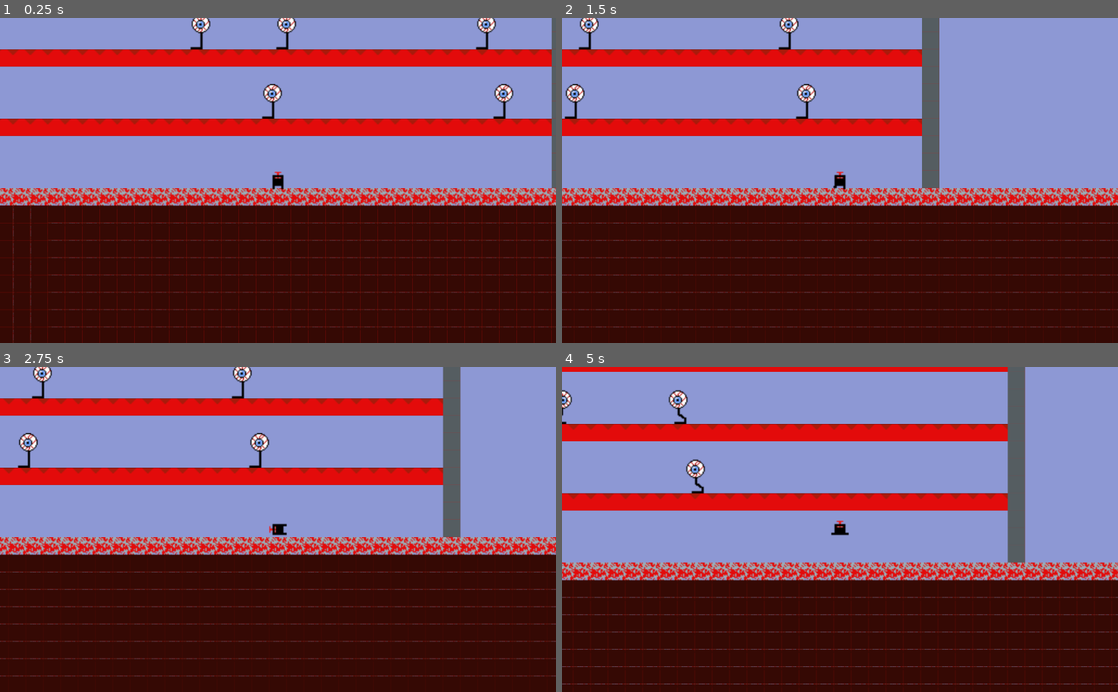
Above: before the commit, frames 1-4 (two rows, left to right).
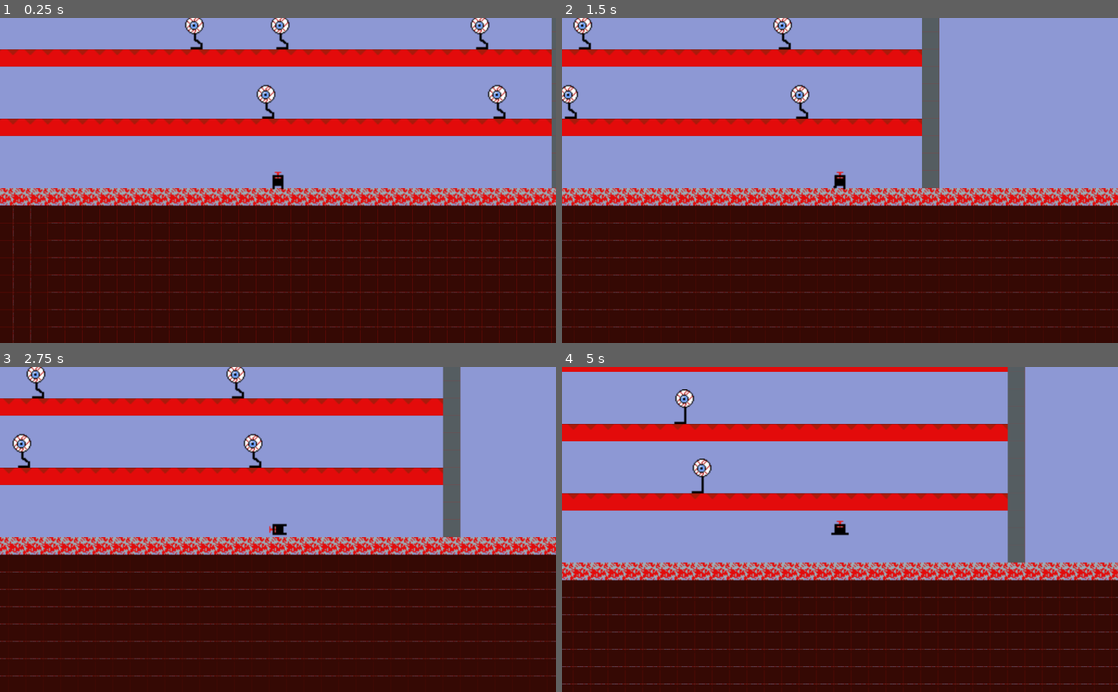
Above: after the commit, the same moments.

Repository: tompasini/Born4Lazers
Game: Godot game, scene res://Worlds/Red World/RedLevel3.tscn
Same seed, same stepped clock (60 frames per second), same inputs: the game is played once before the commit and once after it. This scene is started directly instead of the project's main scene.
Inputs (mouse positions are in pixels of both pictures, inside the frame that each line leads up to):
- Up to frame 1 (0.25 s): no input
- Up to frame 2 (1.5 s): move the mouse to (962, 164) at 0.52 s; hold Shift (run) 0.53-1.28 s; hold D (right) from 0.53 s (still down); tap Space (jump) at 0.77, 1.07 s; move the mouse to (728, 196) at 1.27 s; click (728, 196) at 1.35 s
- Up to frame 3 (2.75 s): tap Space (jump) at 1.52, 1.82 s; move the mouse to (333, 458) at 2.02 s; release D (right) at 2.03 s; hold A (left) from 2.03 s (still down); hold Shift (run) from 2.03 s (still down)
- Up to frame 4 (5 s): move the mouse to (812, 594) at 2.77 s; release A (left) at 2.78 s; release Shift (run) at 2.78 s; hold D (right) 2.78-4.28 s; click (812, 594) at 2.85 s; tap Space (jump) at 3.02, 3.32, 3.77, 4.07, 4.52, 4.82 s; move the mouse to (1006, 578) at 3.52 s; hold Shift (run) 3.53-4.28 s; move the mouse to (673, 480) at 4.27 s; hold A (left) from 4.28 s (still down); click (673, 480) at 4.35 s

The runs differ from the first frame. In frame 1, 1.2% of the frame differs, in the area x 33-93%, y 0-30%; in frame 2, 1.0%; in frame 3, 1.0%; in frame 4, 0.6%.

Commit message:
Fixed eybes scripts, and collision box

Diff:
--- a/Enemies/Eyebes.tscn
+++ b/Enemies/Eyebes.tscn
@@ -53,6 +53,7 @@
 [node name="AnimatedSprite" type="AnimatedSprite" parent="."]
 frames = SubResource( 1 )
 animation = "walk"
+frame = 1
 speed_scale = 0.625
 playing = true
 
--- a/Worlds/Red World/RedLevel3.tscn
+++ b/Worlds/Red World/RedLevel3.tscn
@@ -25,7 +25,7 @@
 extents = Vector2( 24, 8 )
 
 [sub_resource type="RectangleShape2D" id=9]
-extents = Vector2( 8.49999, 8 )
+extents = Vector2( 24.5, 8 )
 
 [sub_resource type="RectangleShape2D" id=11]
 extents = Vector2( 8, 8 )
@@ -35,156 +35,6 @@
 
 [sub_resource type="RectangleShape2D" id=3]
 extents = Vector2( 225, 56 )
-
-[sub_resource type="GDScript" id=14]
-script/source = "extends KinematicBody2D
-
-var velocity = Vector2()
-export var direction = -1
-export var detects_cliffs = true
-var speed = 50
-var life = 10
-
-func _ready():
-	if(direction == 1):
-		$AnimatedSprite.flip_h = true
-	$FloorChecker.position.x = $CollisionShape2D.shape.get_radius() * direction
-	$FloorChecker.enabled = detects_cliffs
-
-func  _physics_process(delta):
-	if(is_on_wall() || (!$FloorChecker.is_colliding() && detects_cliffs && is_on_floor())):
-		direction *= -1
-		$AnimatedSprite.flip_h = !$AnimatedSprite.flip_h
-		$FloorChecker.position.x = $CollisionShape2D.shape.get_radius() * direction
-
-	velocity.y += 20
-
-	velocity.x = speed * direction
-
-	velocity = move_and_slide(velocity, Vector2.UP)
-
-
-func _on_TopChecker_body_entered(body):
-	if(body.name == 'LZer'):
-		$AnimatedSprite.play('squished')
-		speed = 0
-		remove_collisions()
-		$Timer.start()
-		body.bounce()
-	elif(body.name == 'Laser'):
-		hit_by_laser(body)
-
-func _on_Sides_body_entered(body):
-	if(body.name == 'LZer'):
-		body.hurt()
-	elif(body.name == 'Laser'):
-		hit_by_laser(body)
-
-func _on_Timer_timeout():
-	queue_free()
-	GlobalVariables.update_score((GlobalVariables.score + 100))
-
-
-
-
-func _on_AnimatedSprite_animation_finished():
-	if($AnimatedSprite.animation == 'hit' && life):
-		$AnimatedSprite.play('walk')
-
-func remove_collisions():
-	set_collision_layer_bit(4, false)
-	set_collision_mask_bit(0, false)
-	$TopChecker.set_collision_layer_bit(4, false)
-	$TopChecker.set_collision_mask_bit(0, false)
-	$Sides.set_collision_layer_bit(4, false)
-	$Sides.set_collision_mask_bit(0, false)
-
-func hit_by_laser(body):
-	if(life):
-		$AnimatedSprite.play('hit')
-		body.queue_free()
-		life -= GlobalVariables.laser_damage
-	if(!life):
-		remove_collisions()
-		$AnimatedSprite.play('fall')
-		speed = 0
-		$Timer.start()
-"
-
-[sub_resource type="GDScript" id=15]
-script/source = "extends KinematicBody2D
-
-var velocity = Vector2()
-export var direction = -1
-export var detects_cliffs = true
-var speed = 50
-var life = 10
-
-func _ready():
-	if(direction == 1):
-		$AnimatedSprite.flip_h = true
-	$FloorChecker.position.x = $CollisionShape2D.shape.get_radius() * direction
-	$FloorChecker.enabled = detects_cliffs
-
-func  _physics_process(delta):
-	if(is_on_wall() || (!$FloorChecker.is_colliding() && detects_cliffs && is_on_floor())):
-		direction *= -1
-		$AnimatedSprite.flip_h = !$AnimatedSprite.flip_h
-		$FloorChecker.position.x = $CollisionShape2D.shape.get_radius() * direction
-
-	velocity.y += 20
-
-	velocity.x = speed * direction
-
-	velocity = move_and_slide(velocity, Vector2.UP)
-
-
-func _on_TopChecker_body_entered(body):
-	if(body.name == 'LZer'):
-		$AnimatedSprite.play('squished')
-		speed = 0
-		remove_collisions()
-		$Timer.start()
-		body.bounce()
-	elif(body.name == 'Laser'):
-		hit_by_laser(body)
-
-func _on_Sides_body_entered(body):
-	if(body.name == 'LZer'):
-		body.hurt()
-	elif(body.name == 'Laser'):
-		hit_by_laser(body)
-
-func _on_Timer_timeout():
-	queue_free()
-	GlobalVariables.update_score((GlobalVariables.score + 100))
-
-
-
-
-func _on_AnimatedSprite_animation_finished():
-	if($AnimatedSprite.animation == 'hit' && life):
-		$AnimatedSprite.play('walk')
-
-func remove_collisions():
-	set_collision_layer_bit(4, false)
-	set_collision_mask_bit(0, false)
-	$TopChecker.set_collision_layer_bit(4, false)
-	$TopChecker.set_collision_mask_bit(0, false)
-	$Sides.set_collision_layer_bit(4, false)
-	$Sides.set_collision_mask_bit(0, false)
-
-func hit_by_laser(body):
-	if(life):
-		$AnimatedSprite.play('hit')
-		body.queue_free()
-		life -= GlobalVariables.laser_damage
-	if(!life):
-		remove_collisions()
-		$AnimatedSprite.play('fall')
-		speed = 0
-		$Timer.start()
-"
 
 [node name="Level" type="Node2D"]
 script = ExtResource( 7 )
@@ -233,7 +83,7 @@
 one_way_collision = true
 
 [node name="CollisionShape2D3" type="CollisionShape2D" parent="TilesOneWay/StaticBody2D"]
-position = Vector2( -184, 104 )
+position = Vector2( -183.5, 104 )
 shape = SubResource( 9 )
 one_way_collision = true
 
@@ -276,47 +126,36 @@
 
 [node name="Eyebes2" parent="Eyebes" instance=ExtResource( 1 )]
 position = Vector2( 229, -175 )
-script = SubResource( 14 )
 
 [node name="Eyebes15" parent="Eyebes" instance=ExtResource( 1 )]
 position = Vector2( 105, 80 )
-script = SubResource( 14 )
 
 [node name="Eyebes14" parent="Eyebes" instance=ExtResource( 1 )]
 position = Vector2( -154, -48 )
-script = SubResource( 14 )
 
 [node name="Eyebes12" parent="Eyebes" instance=ExtResource( 1 )]
 position = Vector2( 92, 144 )
-script = SubResource( 14 )
 
 [node name="Eyebes11" parent="Eyebes" instance=ExtResource( 1 )]
 position = Vector2( -138, 17 )
-script = SubResource( 14 )
 
 [node name="Eyebes10" parent="Eyebes" instance=ExtResource( 1 )]
 position = Vector2( 26, 80 )
-script = SubResource( 15 )
 
 [node name="Eyebes3" parent="Eyebes" instance=ExtResource( 1 )]
 position = Vector2( 92, 17 )
-script = SubResource( 15 )
 
 [node name="Eyebes4" parent="Eyebes" instance=ExtResource( 1 )]
 position = Vector2( 289, 80 )
-script = SubResource( 15 )
 
 [node name="Eyebes6" parent="Eyebes" instance=ExtResource( 1 )]
 position = Vector2( 305, 144 )
-script = SubResource( 15 )
 
 [node name="Eyebes8" parent="Eyebes" instance=ExtResource( 1 )]
 position = Vector2( -40, -175 )
-script = SubResource( 15 )
 
 [node name="Eyebes9" parent="Eyebes" instance=ExtResource( 1 )]
 position = Vector2( -184, -111 )
-script = SubResource( 15 )
 
 [node name="Switch" parent="." instance=ExtResource( 5 )]
 position = Vector2( 306, -192 )
Not shown: 1 places in Worlds/Red World/RedLevel3.tscn that only renumber resources
